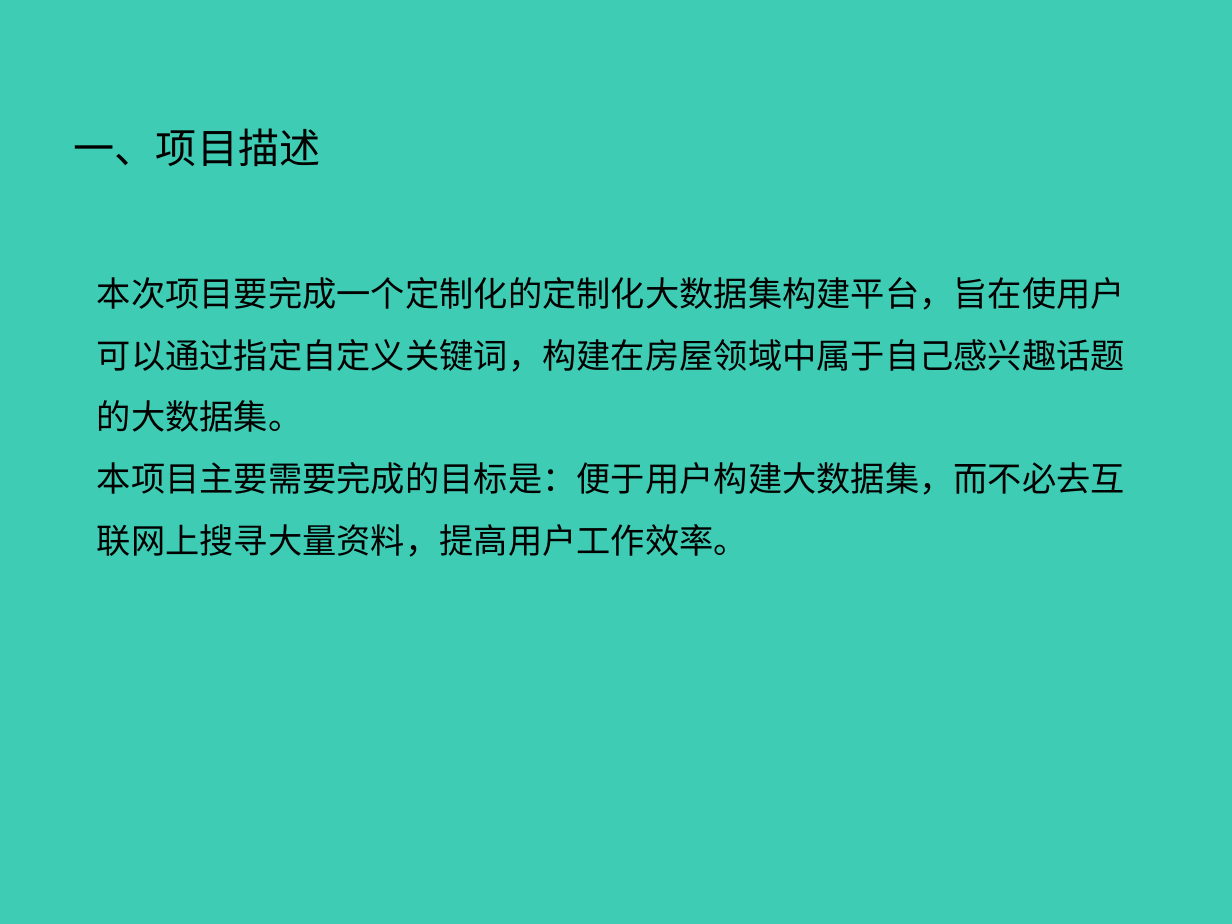
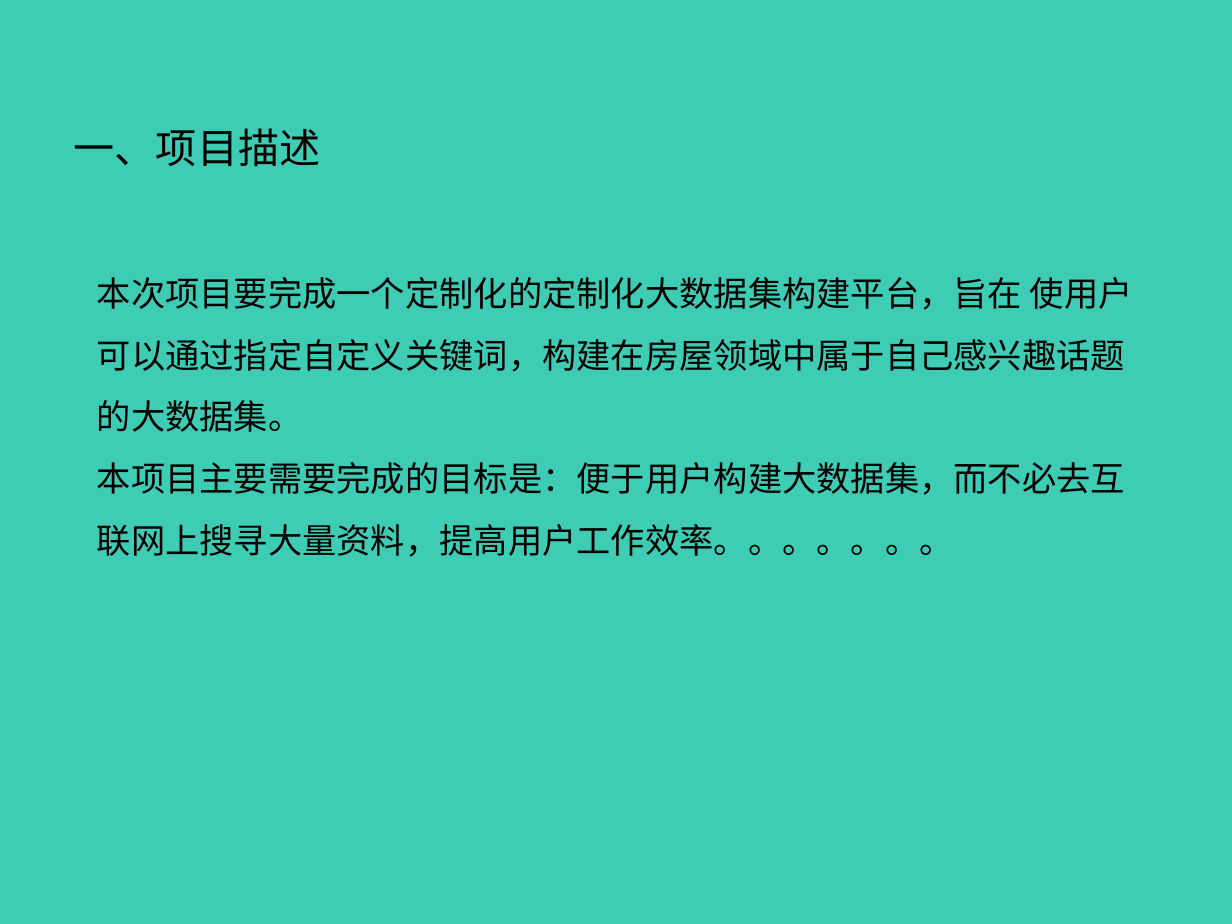
Before and after one commit to tianyu66170553/912, a slide deck: slide 2 of 需求分析v1.ppt. Drawn at 1232x924 pixels with LibreOffice and Linux fonts; fonts in the diff are those of the drawing. Boxes give left, top, right and bottom in pixels: in the first picture for what was removed or moved away, otherwise in the second. Text is boxed around its words. In the diff, an @@ line names an element or a change of style, - is before the commit and + after.

Commit message:
第一次修改

```diff
--- a/需求分析v1.ppt
+++ b/需求分析v1.ppt
@@ text at <box>97,277,1133,557</box>: text changed @@
-本次项目要完成一个定制化的定制化大数据集构建平台，旨在使用户可以通过指定自定义关键词，构建在房屋领域中属于自己感兴趣话题的大数据集。
-本项目主要需要完成的目标是：便于用户构建大数据集，而不必去互联网上搜寻大量资料，提高用户工作效率。
+本次项目要完成一个定制化的定制化大数据集构建平台，旨在 使用户可以通过指定自定义关键词，构建在房屋领域中属于自己感兴趣话题的大数据集。
+本项目主要需要完成的目标是：便于用户构建大数据集，而不必去互联网上搜寻大量资料，提高用户工作效率。。。。。。。
```
